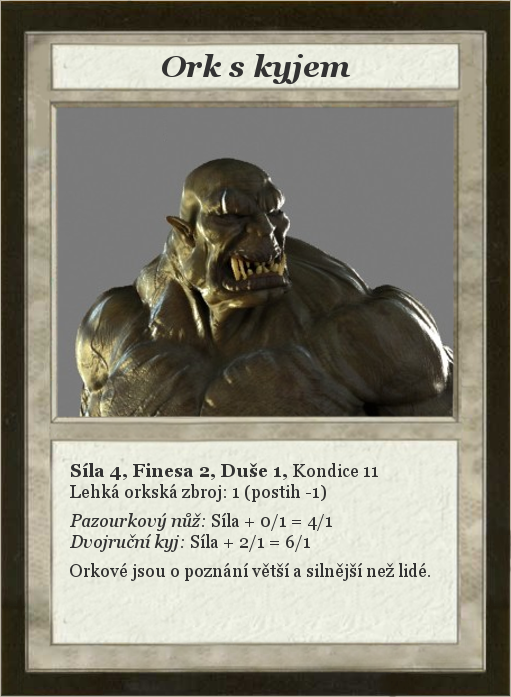
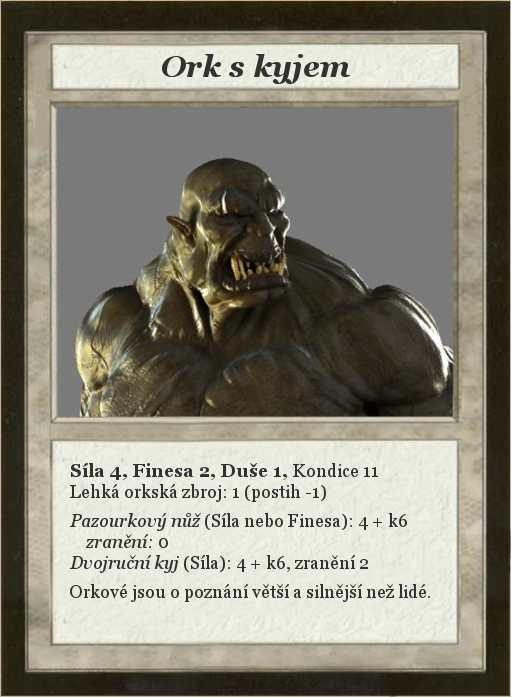
Layer changes from the first 511px x 697px image to the second:
painted on "Síla 4, Finesa 2, Duše 1, Kond..." over 69, 513, 430, 602
